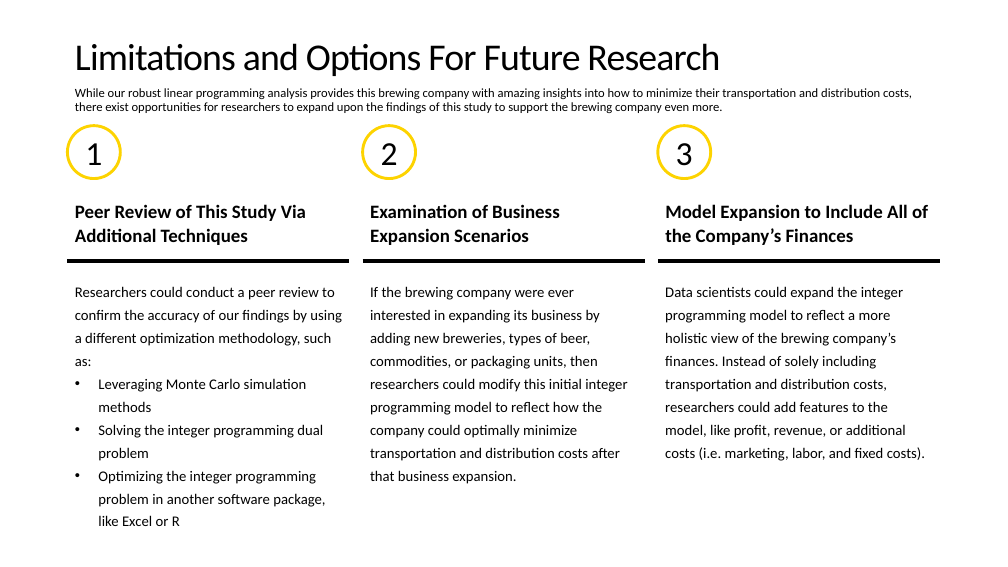
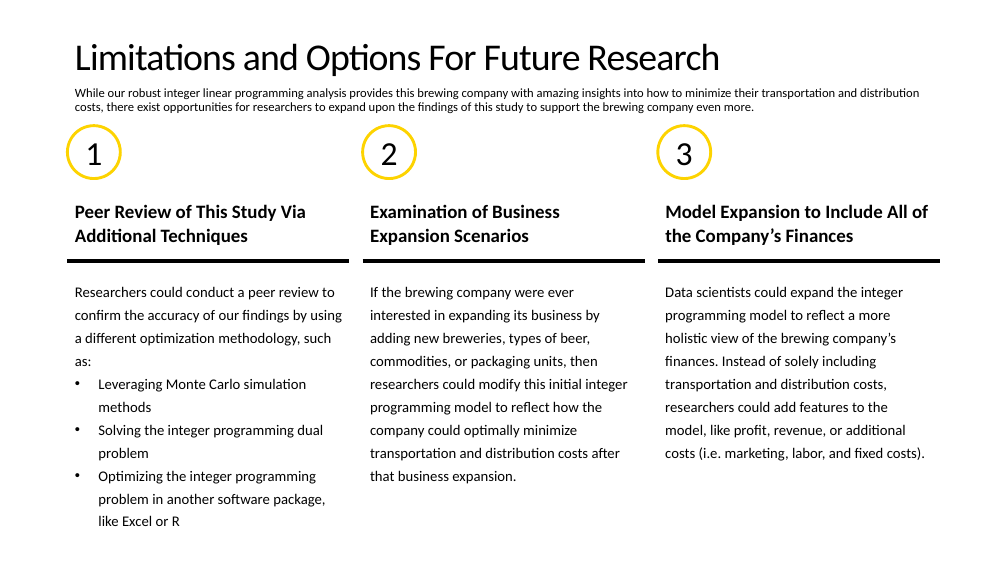
Before and after one commit to Steve-Desilets/MSDS-460-Term-Project, a slide deck: slide 12 of Final Project Presentation.pptx. Drawn at 1008x567 pixels with LibreOffice and Linux fonts; fonts in the diff are those of the drawing. Boxes give left, top, right and bottom in pixels: in the first picture for what was removed or moved away, otherwise in the second. Text is boxed around its words. In the diff, an @@ line names an element or a change of style, - is before the commit and + after.

```diff
--- a/Final Project Presentation.pptx
+++ b/Final Project Presentation.pptx
@@ text at [75, 88, 919, 113]: text changed @@
-While our robust linear programming analysis provides this brewing company with amazing insights into how to minimize their transportation and distribution costs, there exist opportunities for researchers to expand upon the findings of this study to support the brewing company even more.
+While our robust integer linear programming analysis provides this brewing company with amazing insights into how to minimize their transportation and distribution costs, there exist opportunities for researchers to expand upon the findings of this study to support the brewing company even more.
```
Also in this commit, not shown: 1 other slide changed.
